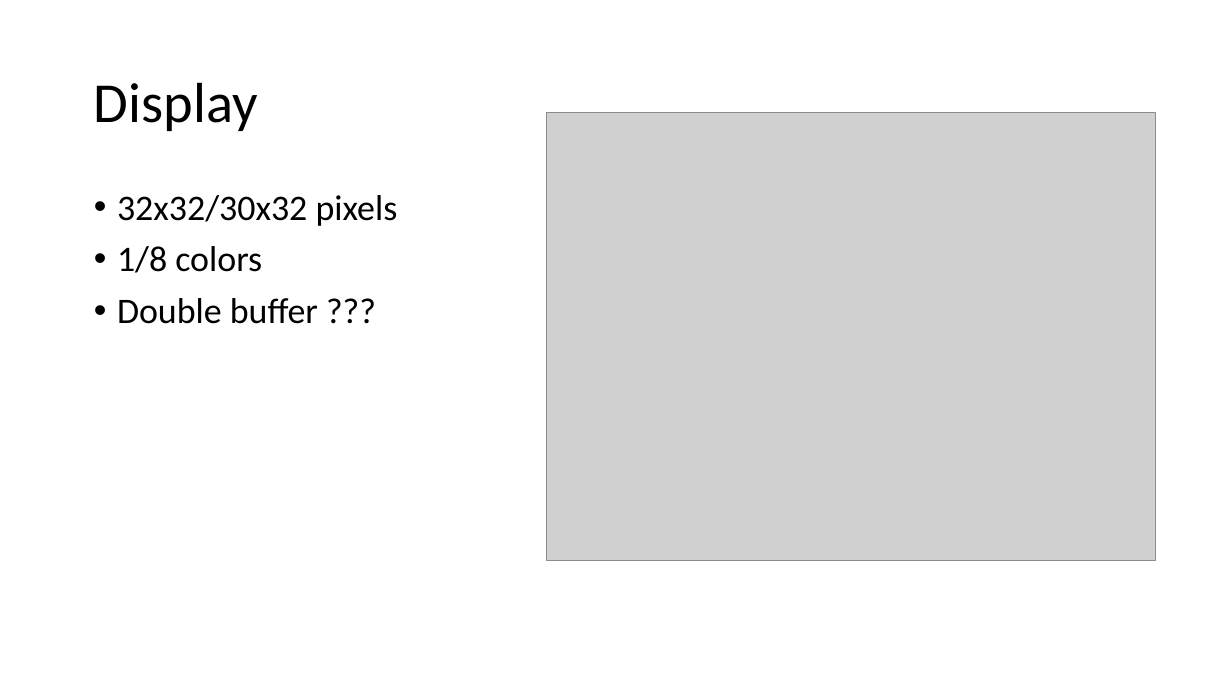
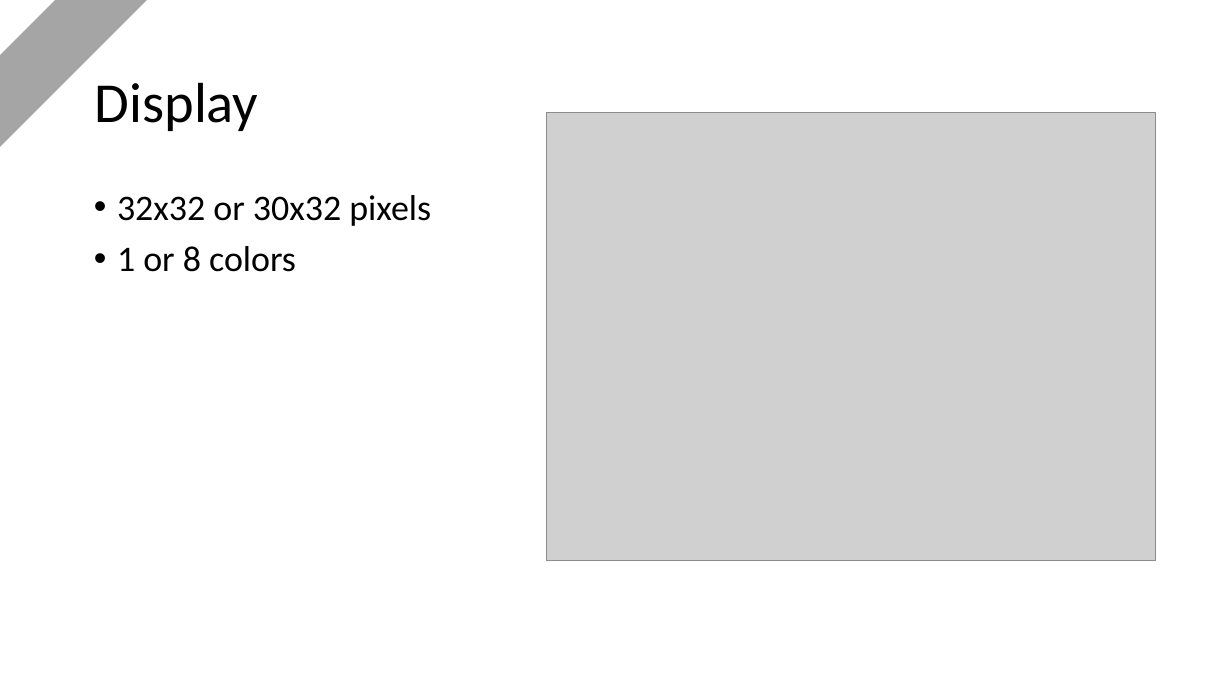
Before and after one commit to Intelix8996/cdm-project, a slide deck: slide 5 of docs/project.pptx. Drawn at 1232x693 pixels with LibreOffice and Linux fonts; fonts in the diff are those of the drawing; grey boxes stand for pictures. Boxes give left, top, right and bottom in pixels: in the first picture for what was removed or moved away, otherwise in the second. Text is boxed around its words. In the diff, an @@ line names an element or a change of style, - is before the commit and + after.

```diff
--- a/docs/project.pptx
+++ b/docs/project.pptx
@@ rectangle added at [0,0,155,156], fill #A5A5A5 @@
@@ text at [117,195,431,272]: text changed @@
-• 32x32/30x32 pixels
-• 1/8 colors
-• Double buffer ???
+• 32x32 or 30x32 pixels
+• 1 or 8 colors
```
Also in this commit, not shown: 13 other slides changed, 5 slides added, 4 slides removed.
